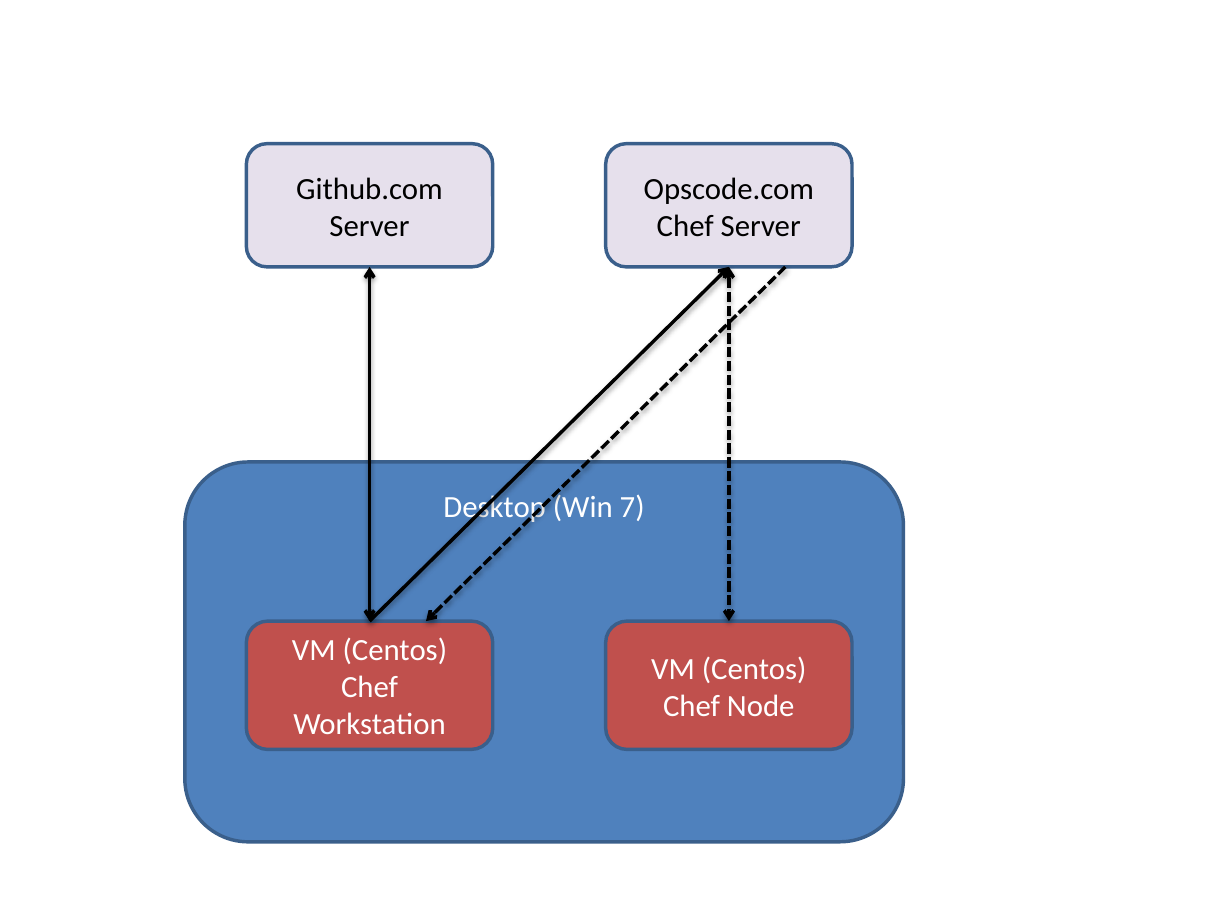
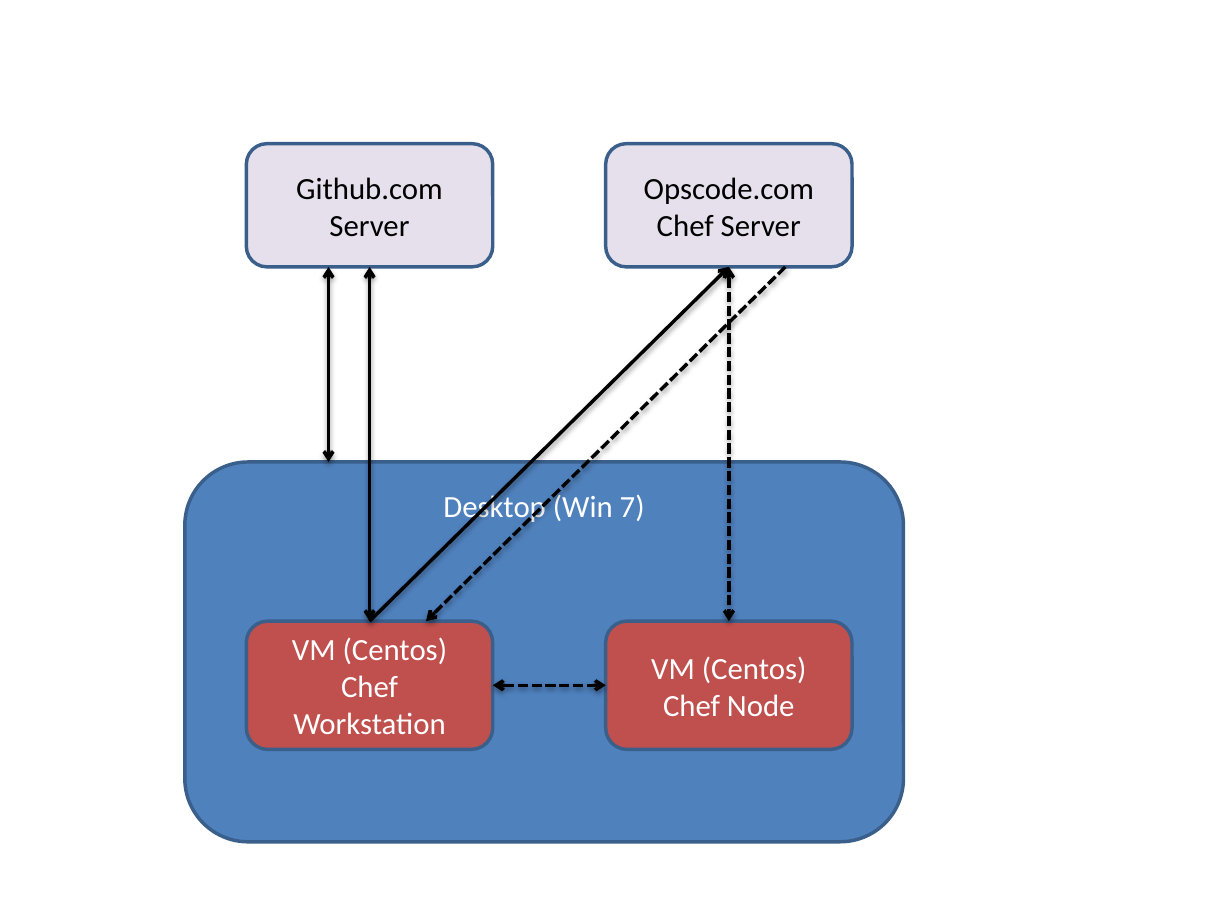
Before and after one commit to gsvicky/DevOps, a slide deck: slide 1 of DevOps Architecture.pptx. Drawn at 1232x924 pixels with LibreOffice and Linux fonts; fonts in the diff are those of the drawing. Boxes give left, top, right and bottom in pixels: in the first picture for what was removed or moved away, otherwise in the second. Text is boxed around its words. In the diff, an @@ line names an element or a change of style, - is before the commit and + after.

```diff
--- a/DevOps Architecture.pptx
+++ b/DevOps Architecture.pptx
@@ double arrow added from (329, 267) to (329, 462), #000000 2 pt @@
@@ double arrow added from (493, 685) to (606, 685), #000000 2 pt dashed @@
```
Also in this commit, not shown: 5 other files.
